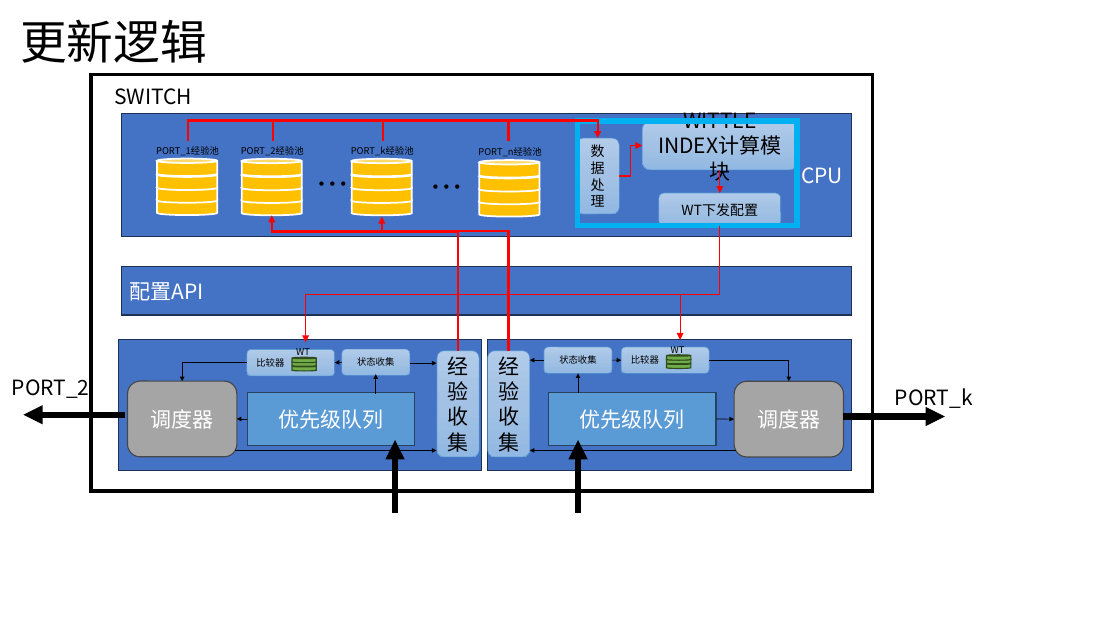
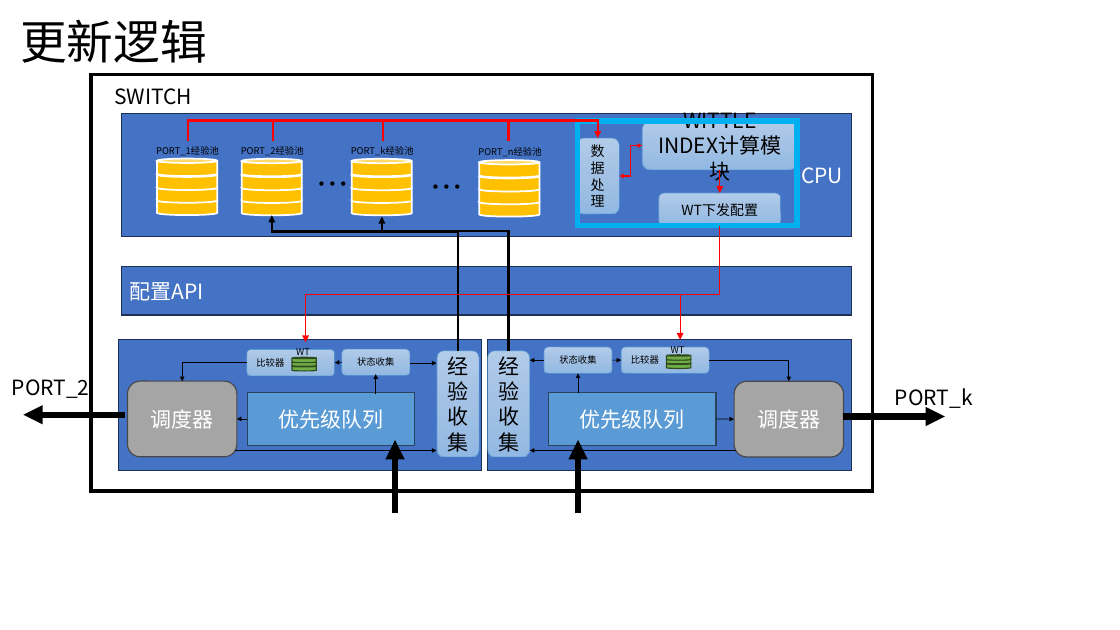
Before and after one commit to JinPeng-Zhang/RMAB, a slide deck: slide 16 of PPT/算法整理.pptx. Drawn at 1120x630 pixels with LibreOffice and Linux fonts; fonts in the diff are those of the drawing. Boxes give left, top, right and bottom in pixels: in the first picture for what was removed or moved away, otherwise in the second. Text is boxed around its words. In the diff, an @@ line names an element or a change of style, - is before the commit and + after.

```diff
--- a/PPT/算法整理.pptx
+++ b/PPT/算法整理.pptx
@@ elbow arrow (619, 176) - (643, 145): elbow arrow to elbow double arrow @@
@@ elbow arrow (458, 351) - (272, 215): stroke #FF0000 2 pt to #000000 2 pt @@
@@ elbow arrow (509, 351) - (382, 217): stroke #FF0000 2 pt to #000000 2 pt @@
```
Also in this commit, not shown: 2 other slides changed, 1 other file.
